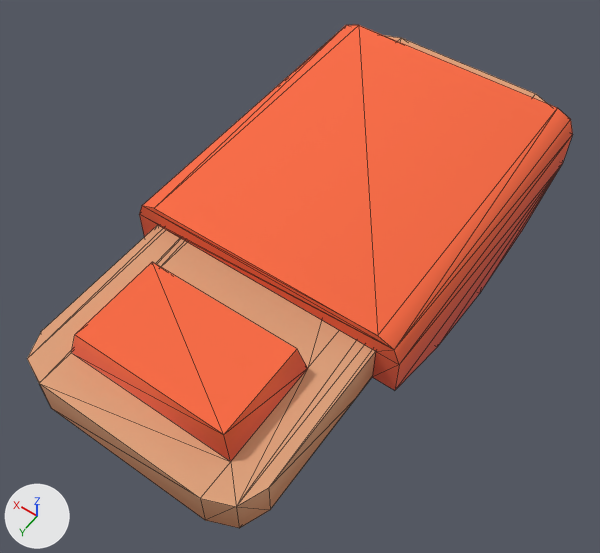
The glTF model kenney_survival-kit/Models/bedroll.glb as it was, and as the next commit left it.
Both versions are drawn from a camera (50 mm lens) standing at (-0.312, 0.477, 0.676) and looking at (-0.006, 0.048, 0.002). The lights are fixed; the arrows at lower left show +X, +Y and +Z. Mesh edges are drawn as thin lines. Where no turn or scale is listed for an object, it has been applied to the vertices.

Names of what the first picture shows: 'bedroll', 'blanket'.
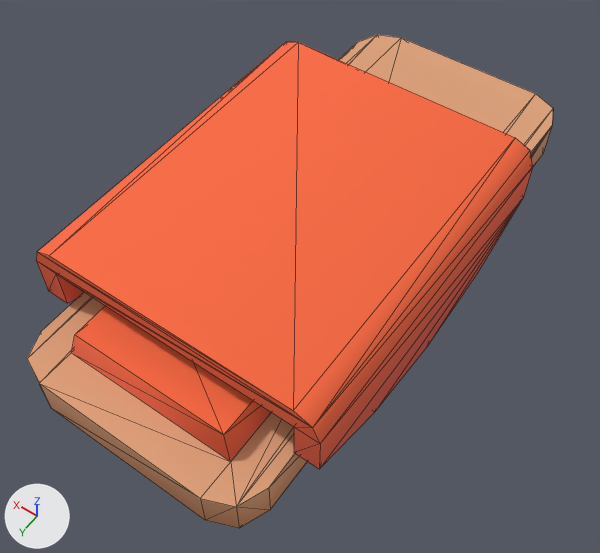
The newer file is also rescaled (x5.04), turned or shifted as a whole; pictures and numbers use the older file's frame.

Where the change shows, as pixel boxes [x1, y1, x2, y2] in the pictures (600 x 553 px):
'bedroll.001', added (orange)
    after: [36, 42, 533, 469]
'blanket', deleted (orange)
    before: [139, 25, 573, 390]

The change, as a diff of the scene's bpy script:
```diff
--- a/kenney_survival-kit/Models/bedroll.glb.py
+++ b/kenney_survival-kit/Models/bedroll.glb.py
@@ me_blanket_1 @@
+me_blanket_1.from_pydata(...)  # 36 vertices, 68 faces; spans x -0.155..0.155, y -0.185..0.185, z 0.0..0.12
+me_blanket_1.materials.append(mat_colormap)  # picture img_colormap
@@ ob_blanket @@
-ob_blanket = bpy.data.objects.new('blanket', me_blanket)
-ob_blanket.location = (0.0, -0.08, -0.055)
@@ ob_bedroll_001 @@
+ob_bedroll_001 = bpy.data.objects.new('bedroll.001', me_blanket_1)
+ob_bedroll_001.location = (0.0, 0.045, 0.0)
```
